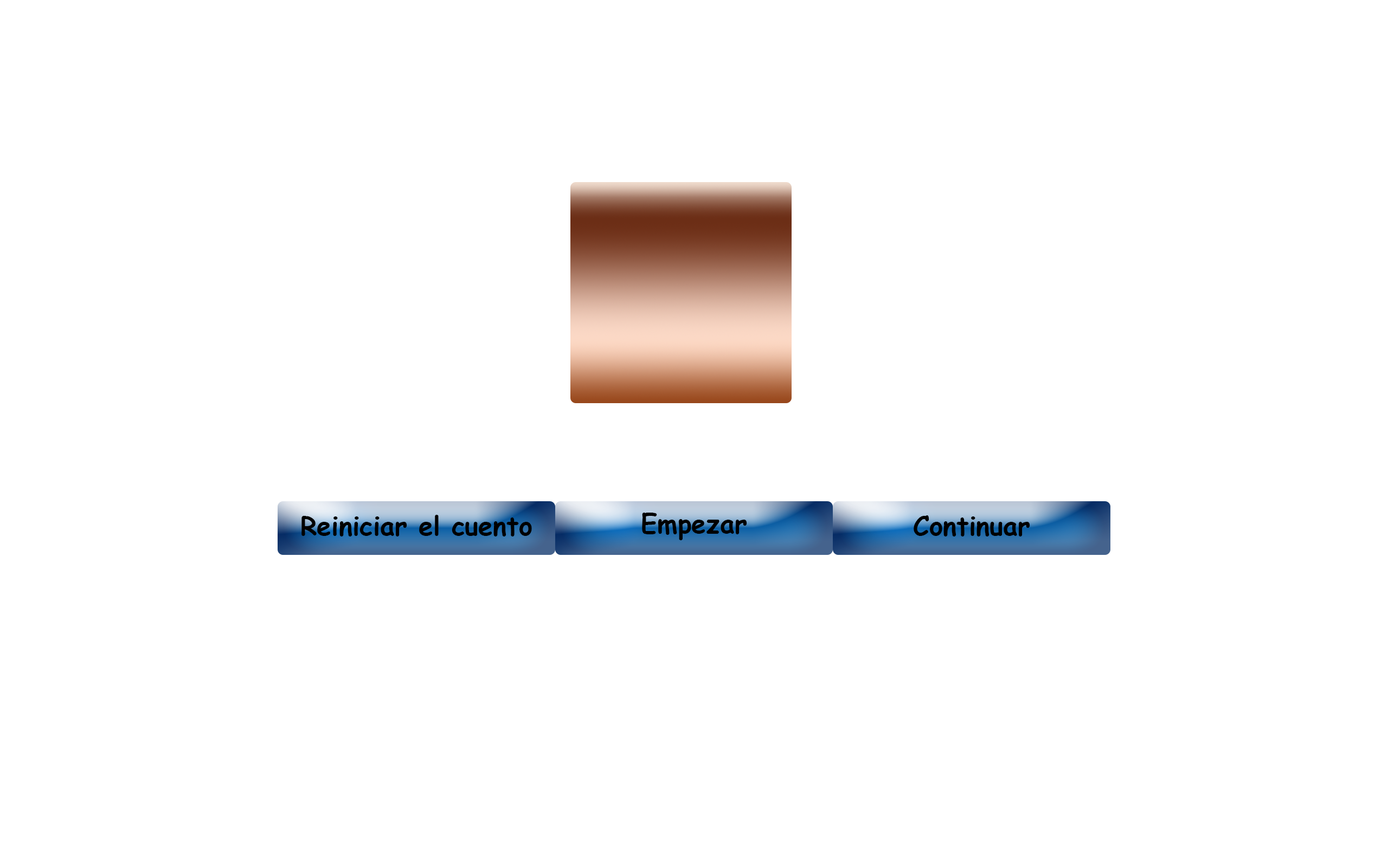
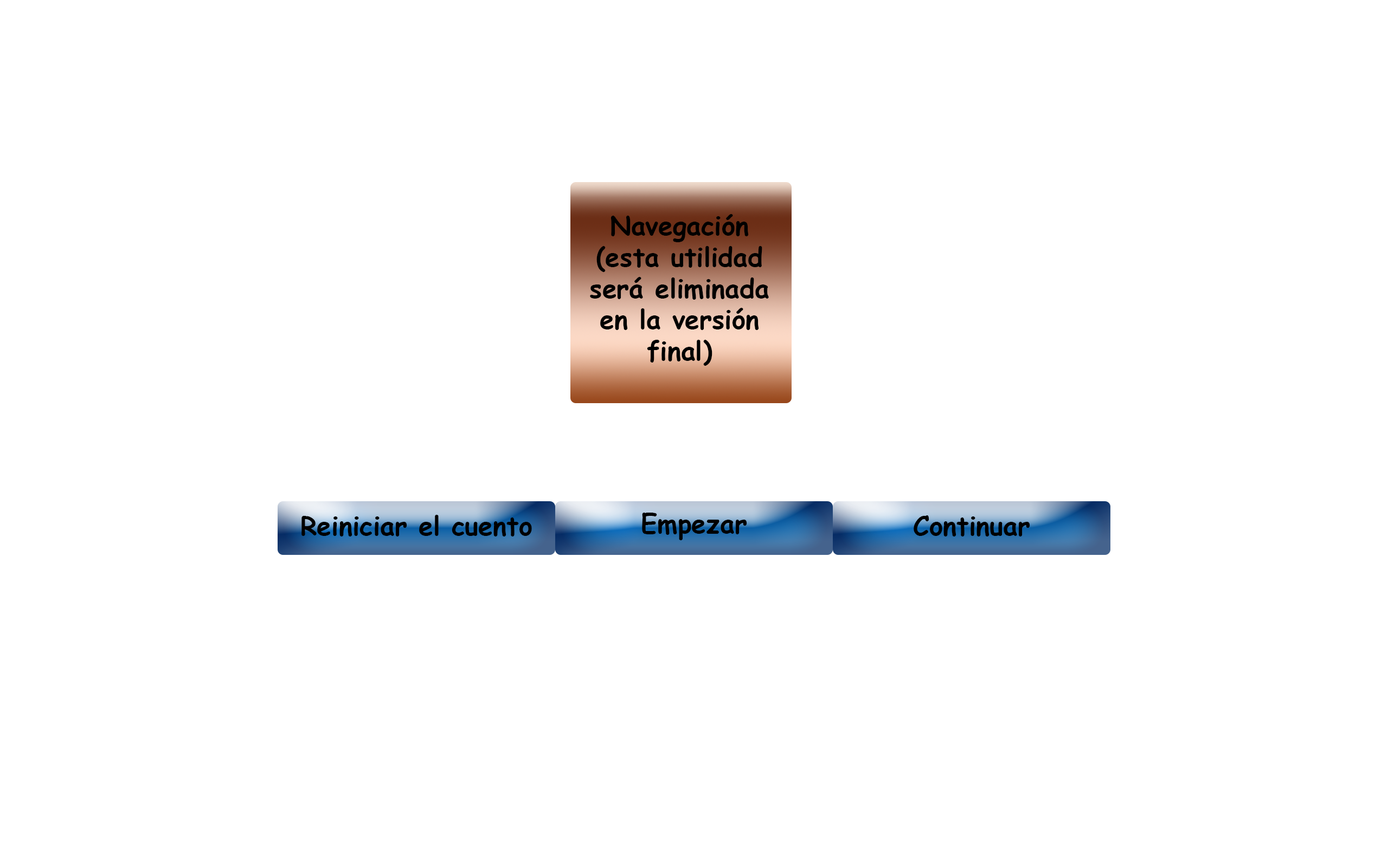
Layered file, before and after one edit (1388×867). Changes by layer:
added layer "Textnav" above "Reiniciar" over [589, 214, 769, 366]
painted on "Rectangulo_redo" over [589, 214, 769, 366]
